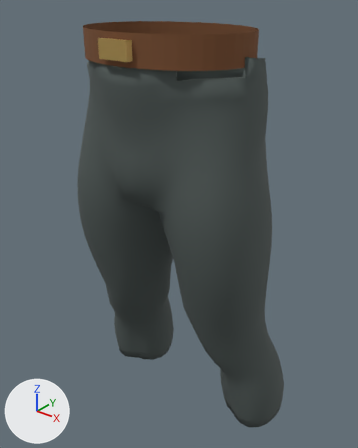
A saved change to the glTF model game/assets/items/clothing/workwear_trousers_male.glb.
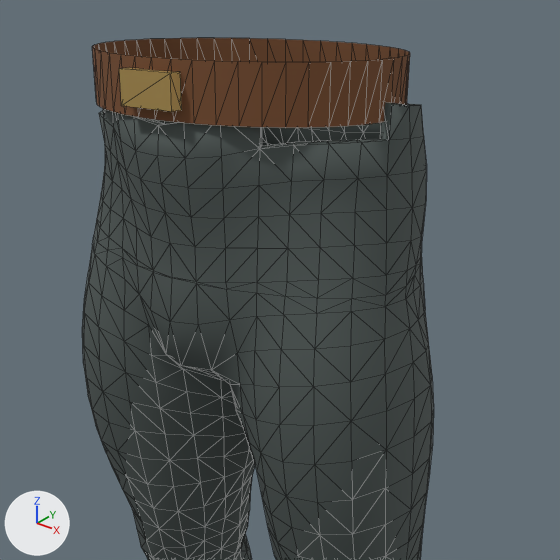
The first picture shows the older version from a camera (50 mm lens) standing at (0.572, -0.691, 1.171) and looking at (0.001, 0.023, 0.728). The close-ups show the older and then the newer version on the part from 9% to 96% of the width and 0% to 69% of the height of that picture. Only the edits that show in the close-ups are written down. Arrows for +X, +Y and +Z are at lower left; the lights stay in place. The close-ups show mesh edges as thin lines. Vertices at exactly the same position are counted once.

The older version as bpy lines, for what is in view:
```python
me_humanworkbeltbucklemesh = bpy.data.meshes.new('HumanWorkBeltBuckleMesh')
me_humanworkbeltbucklemesh.from_pydata(...)  # a box spanning x -0.03..0.03, y -0.1377..-0.1257, z 1.065..1.095
me_humanworkbeltbucklemesh.materials.append(mat_human_male_buckle)  # orange #c5a661
me_humanworkbeltmesh = bpy.data.meshes.new('HumanWorkBeltMesh')
me_humanworkbeltmesh.from_pydata(...)  # 96 vertices, 96 faces; spans x -0.161..0.161, y -0.128..0.113, z 1.055..1.105
me_humanworkbeltmesh.materials.append(mat_human_male_leather)  # brown #794d2e
me_humanworktrousersmesh = bpy.data.meshes.new('HumanWorkTrousersMesh')
me_humanworktrousersmesh.from_pydata(...)  # 1896 vertices, 3796 faces; spans x -0.233..0.233, y -0.127..0.156, z 0.289..1.076
me_humanworktrousersmesh.materials.append(mat_human_male_trousers)  # dark grey #4d5755
ob_humanworkbelt = bpy.data.objects.new('HumanWorkBelt', me_humanworkbeltmesh)
ob_humanworkbelt.location = (0.0, 0.0, 0.0)
ob_humanworkbeltbuckle = bpy.data.objects.new('HumanWorkBeltBuckle', me_humanworkbeltbucklemesh)
ob_humanworkbeltbuckle.location = (0.0, 0.0, 0.0)
ob_humanworktrousers = bpy.data.objects.new('HumanWorkTrousers', me_humanworktrousersmesh)
ob_humanworktrousers.location = (0.0, 0.0, 0.0)
```
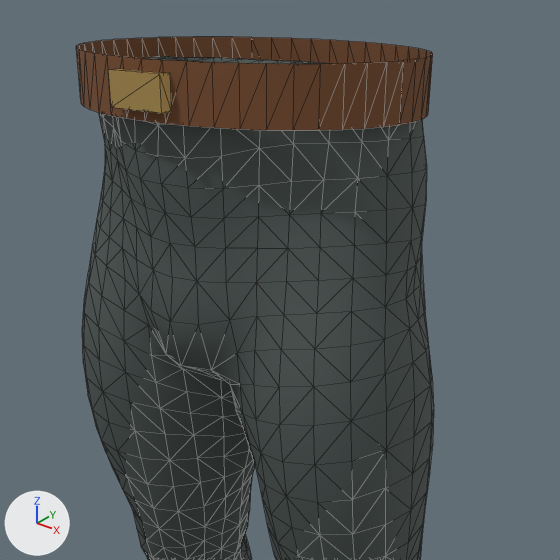
The edits, one by one:
me_humanworkbeltmesh is used by ob_humanworkbelt; location (0.0, 0.0, 0.0).
me_humanworkbeltmesh had 96 vertices, 96 faces and spanned x -0.161..0.161, y -0.128..0.113, z 1.055..1.105.
me_humanworkbeltmesh now has 96 vertices, 96 faces and spans x -0.18..0.18, y -0.14..0.131, z 1.055..1.105.
me_humanworkbeltmesh part 1: the whole mesh is scaled about its middle by (1.12, 1.12, 1), then moved by (0.0, 0.003, 0.0).
me_humanworkbeltbucklemesh is used by ob_humanworkbeltbuckle; location (0.0, 0.0, 0.0).
me_humanworkbeltbucklemesh had 8 vertices, 12 faces and spanned x -0.03..0.03, y -0.1377..-0.1257, z 1.065..1.095.
me_humanworkbeltbucklemesh now has 8 vertices, 12 faces and spans x -0.03..0.03, y -0.1497..-0.1377, z 1.065..1.095.
me_humanworkbeltbucklemesh part 2: the whole mesh is moved by (0.0, -0.012, 0.0).
me_humanworktrousersmesh is used by ob_humanworktrousers; location (0.0, 0.0, 0.0).
me_humanworktrousersmesh had 1896 vertices, 3796 faces and spanned x -0.233..0.233, y -0.127..0.156, z 0.289..1.076.
me_humanworktrousersmesh now has 1940 vertices, 3884 faces and spans x -0.233..0.233, y -0.127..0.156, z 0.297..1.087.
me_humanworktrousersmesh part 3: 1 vertex moved within x -0.062, y -0.114, z 1.062; 43 vertices removed from x -0.169..0.169, y -0.124..0.108, z 1.029..1.076; 135 vertices added at x -0.168..0.168, y -0.125..0.109, z 1.029..1.087.
me_humanworktrousersmesh part 4: 75 vertices removed from x -0.183..0.183, y -0.116..0.152, z 0.895..0.931; 7 vertices added at x -0.116..0.086, y -0.106..0.142, z 0.895..0.931.
Other edits to the shape of me_humanworktrousersmesh do not show in these pictures.

Pixel boxes (x1, y1, x2, y2) of what changed, in the close-ups (560 x 560 px):
'HumanWorkTrousers', reshaped
    before: (82, 102, 434, 560)
    after: (82, 56, 434, 560)
'HumanWorkBelt', rescaled (12% wider)
    before: (92, 38, 410, 128)
    after: (76, 37, 433, 130)
'HumanWorkBeltBuckle', moved
    before: (119, 68, 182, 112)
    after: (108, 69, 172, 113)
part 3 of me_humanworktrousersmesh, built on
    before: (99, 102, 424, 181)
    after: (98, 56, 424, 181)
part 4 of me_humanworktrousersmesh, reshaped
    before: (92, 218, 423, 325)
    after: (95, 218, 288, 320)
